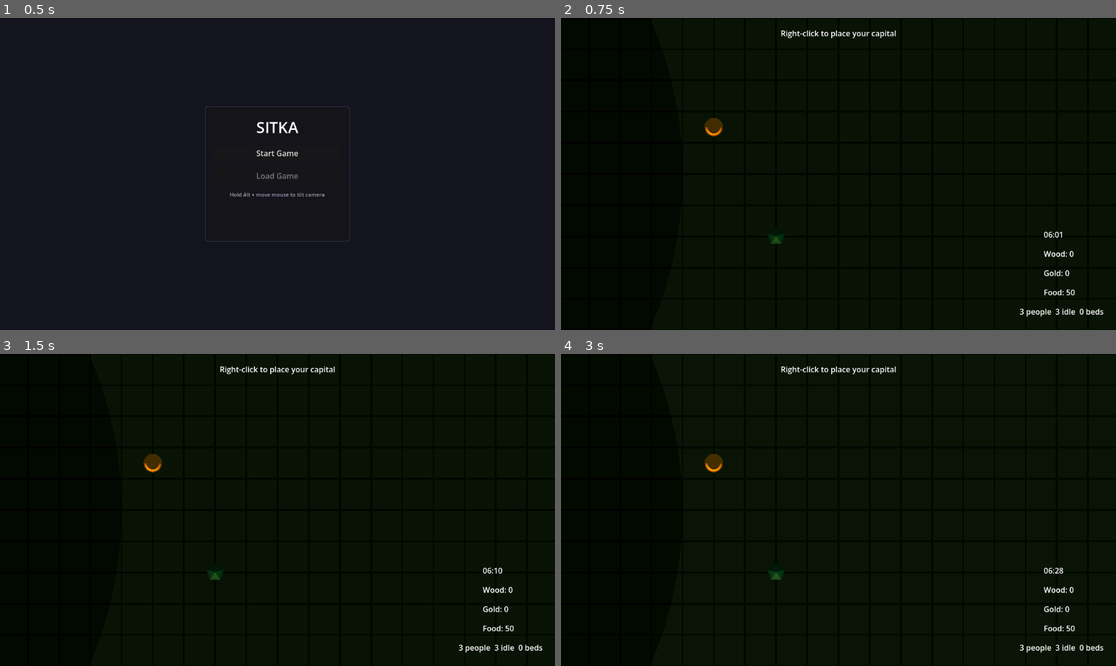
Above: before the commit, frames 1-4 (two rows, left to right).
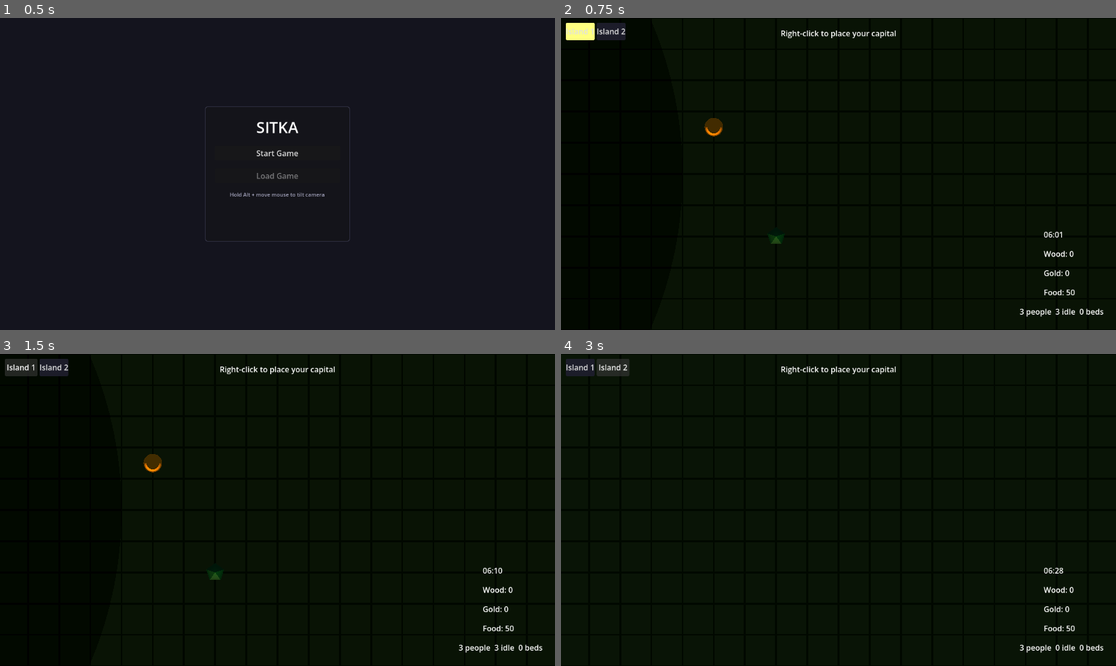
Above: after the commit, the same moments.

Repository: forsman5/sitka
Game: Godot game, scene res://scenes/ui/main_menu.tscn
The game is run twice, just before and just after one commit, with the same random seed, the same clock (stepped at 60 frames per second) and the same inputs.
Inputs (mouse positions are in pixels of both pictures, inside the frame that each line leads up to):
- Up to frame 1 (0.5 s): no input
- Up to frame 2 (0.75 s): click "Start Game" at 0.5 s
- Up to frame 3 (1.5 s): click (16, 366) at 1.25 s, where only the run after the commit has a clickable "Island 1"
- Up to frame 4 (3 s): click (583, 366) at 2 s, where only the run after the commit has a clickable "Island 1"; click (616, 366) at 2.75 s, where only the run after the commit has a clickable "Island 2"

Frame 1 is identical in both runs. In frame 2, 0.6% of the frame differs, in the area x 0-12%, y 1-8%; in frame 3, 0.6%; in frame 4, 0.8%, in the area x 0-90%, y 1-96%.

Commit message:
Phase 2: second island + HUD island switcher
Add island_b.tscn as a flat island at x=300 with its own JobsManager and
a flat MapConfig. Add IslandBar to HUD with Island 1 / Island 2 buttons
that switch the active island and jump the camera. Fix input and terrain
lookups to be island-scoped: only the active island processes mouse events,
each island uses its own terrain node for height/ocean queries, and
resource nodes traverse up to find their island's specific terrain.

Co-Authored-By: Claude Sonnet 4.6 <noreply@anthropic.com>

Diff:
--- /dev/null
+++ b/resources/map_config_flat.tres
@@ -0,0 +1,10 @@
+[gd_resource type="Resource" script_class="MapConfig" load_steps=2 format=3 uid="uid://dm2fq8r3n5kjt"]
+
+[ext_resource type="Script" uid="uid://d058rr5dyum7l" path="res://scripts/world/map_config.gd" id="1_flat"]
+
+[resource]
+script = ExtResource("1_flat")
+island_radius = 55.0
+noise_amplitude = 0.0
+pond_radius = 0.0
+flatten_radius = 0.0
--- a/scenes/ui/hud.tscn
+++ b/scenes/ui/hud.tscn
@@ -169,6 +169,14 @@
 text = "Spawn Ship (50w)"
 
 [node name="UpgradesContainer" type="VBoxContainer" parent="Root/SelectionPanel/VBoxContainer/BuildingView"]
+
+[node name="IslandBar" type="HBoxContainer" parent="Root"]
+visible = false
+offset_left = 10.0
+offset_top = 10.0
+offset_right = 500.0
+offset_bottom = 46.0
+theme_override_constants/separation = 4
 
 [node name="SelectionBar" type="HBoxContainer" parent="Root"]
 visible = false
--- /dev/null
+++ b/scenes/world/island_b.tscn
@@ -0,0 +1,66 @@
+[gd_scene format=3 uid="uid://cdrpqw7n1b4hf"]
+
+[ext_resource type="Script" uid="uid://dgxw8wp8m06ru" path="res://scripts/world/world.gd" id="1_isb"]
+[ext_resource type="PackedScene" path="res://scenes/world/heightmap_terrain.tscn" id="2_isb"]
+[ext_resource type="Script" uid="uid://cktirfardm0rn" path="res://scripts/global/jobs_manager.gd" id="3_isb"]
+[ext_resource type="Resource" uid="uid://dm2fq8r3n5kjt" path="res://resources/map_config_flat.tres" id="4_isb"]
+
+[sub_resource type="PlaneMesh" id="WaterMesh_1"]
+size = Vector2(160, 160)
+
+[sub_resource type="Shader" id="WaterShader_1"]
+code = "shader_type spatial;
+render_mode diffuse_lambert, specular_schlick_ggx;
+
+uniform vec4 water_color : source_color = vec4(0.15, 0.38, 0.65, 1.0);
+
+void fragment() {
+	ALBEDO = water_color.rgb;
+	ROUGHNESS = 0.05;
+	METALLIC = 0.0;
+	SPECULAR = 0.9;
+}
+"
+
+[sub_resource type="ShaderMaterial" id="WaterMat_1"]
+render_priority = 0
+shader = SubResource("WaterShader_1")
+shader_parameter/water_color = Color(0.15, 0.38, 0.65, 1)
+
+[sub_resource type="NavigationMesh" id="NavMesh_1"]
+cell_size = 0.5
+agent_height = 2.0
+agent_radius = 0.4
+agent_max_climb = 0.5
+agent_max_slope = 35.0
+
+[sub_resource type="StyleBoxFlat" id="SelectionStyle_1"]
+bg_color = Color(0.3, 0.6, 1, 0.12)
+border_width_left = 1
+border_width_top = 1
+border_width_right = 1
+border_width_bottom = 1
+border_color = Color(0.5, 0.75, 1, 0.9)
+
+[node name="World" type="Node3D"]
+script = ExtResource("1_isb")
+is_starting_island = false
+
+[node name="WaterPlane" type="MeshInstance3D" parent="."]
+mesh = SubResource("WaterMesh_1")
+surface_material_override/0 = SubResource("WaterMat_1")
+
+[node name="NavigationRegion3D" type="NavigationRegion3D" parent="."]
+navigation_mesh = SubResource("NavMesh_1")
+
+[node name="HeightmapTerrain" parent="NavigationRegion3D" instance=ExtResource("2_isb")]
+map_config = ExtResource("4_isb")
+
+[node name="SelectionUI" type="CanvasLayer" parent="."]
+
+[node name="SelectionBox" type="Panel" parent="SelectionUI"]
+visible = false
+theme_override_styles/panel = SubResource("SelectionStyle_1")
+
+[node name="JobsManager" type="Node" parent="."]
+script = ExtResource("3_isb")
--- a/scenes/world/world.tscn
+++ b/scenes/world/world.tscn
@@ -2,6 +2,7 @@
 
 [ext_resource type="Script" uid="uid://bhjhqbxk43kpl" path="res://scripts/camera/rts_camera.gd" id="1_cam"]
 [ext_resource type="PackedScene" uid="uid://cyq5b6vp4quva" path="res://scenes/world/island_a.tscn" id="5_v5dby"]
+[ext_resource type="PackedScene" uid="uid://cdrpqw7n1b4hf" path="res://scenes/world/island_b.tscn" id="6_isb"]
 [ext_resource type="PackedScene" path="res://scenes/ui/hud.tscn" id="6_hud"]
 [ext_resource type="PackedScene" path="res://scenes/ui/escape_menu.tscn" id="8_escape"]
 [ext_resource type="Script" uid="uid://bge25m5yr3a57" path="res://scripts/world/day_night_cycle.gd" id="11_dnc"]
@@ -64,3 +65,6 @@
 script = ExtResource("11_dnc")
 
 [node name="IslandA" parent="." unique_id=1748152547 instance=ExtResource("5_v5dby")]
+
+[node name="IslandB" parent="." instance=ExtResource("6_isb")]
+transform = Transform3D(1, 0, 0, 0, 1, 0, 0, 0, 1, 300, 0, 0)
--- a/scripts/entities/resource_node.gd
+++ b/scripts/entities/resource_node.gd
@@ -40,7 +40,13 @@
 	obstacle.avoidance_enabled = true
 	obstacle.radius = obstacle_radius
 	add_child(obstacle)
-	var terrain = get_tree().get_first_node_in_group("heightmap_terrain")
+	var terrain: Node = null
+	var p := get_parent()
+	while p != null:
+		if p is Island:
+			terrain = p.get_node_or_null("NavigationRegion3D/HeightmapTerrain")
+			break
+		p = p.get_parent()
 	if terrain != null:
 		global_position.y = terrain.get_height(global_position.x, global_position.z)
 
--- a/scripts/global/islands_manager.gd
+++ b/scripts/global/islands_manager.gd
@@ -1,6 +1,7 @@
 extends Node
 
 signal active_island_changed(island: Node)
+signal islands_changed()
 
 var islands: Array[Node] = []
 var active_island: Node = null
@@ -8,11 +9,13 @@
 func register_island(island: Node) -> void:
 	if not islands.has(island):
 		islands.append(island)
+		islands_changed.emit()
 	if active_island == null:
 		_set_active(island)
 
 func unregister_island(island: Node) -> void:
 	islands.erase(island)
+	islands_changed.emit()
 	if active_island == island:
 		_set_active(islands[0] if not islands.is_empty() else null)
 
--- a/scripts/ui/hud.gd
+++ b/scripts/ui/hud.gd
@@ -47,6 +47,7 @@
 @onready var _btn_1x: Button = $Root/SpeedBar/Speed1xButton
 @onready var _btn_2x: Button = $Root/SpeedBar/Speed2xButton
 @onready var _btn_5x: Button = $Root/SpeedBar/Speed5xButton
+@onready var _island_bar: HBoxContainer = $Root/IslandBar
 
 var _last_selected_building: Building = null
 var _paused: bool = false
@@ -54,6 +55,7 @@
 var _game_over_triggered := false
 var _style_active: StyleBoxFlat
 var _style_inactive: StyleBoxFlat
+var _island_btns: Array[Button] = []
 
 func _ready() -> void:
 	GameState.gold_changed.connect(_on_gold_changed)
@@ -69,6 +71,9 @@
 	_style_inactive.bg_color = Color(0.12, 0.12, 0.18, 0.9)
 	_style_inactive.set_corner_radius_all(3)
 	_update_speed_highlight()
+	IslandsManager.islands_changed.connect(_rebuild_island_bar)
+	IslandsManager.active_island_changed.connect(_on_active_island_changed)
+	_rebuild_island_bar()
 
 func _process(_delta: float) -> void:
 	var capital_placed := not get_tree().get_nodes_in_group("capital").is_empty()
@@ -358,6 +363,35 @@
 	_btn_2x.add_theme_stylebox_override("normal", _style_active if not _paused and GameState.game_speed == 2.0 else _style_inactive)
 	_btn_5x.add_theme_stylebox_override("normal", _style_active if not _paused and GameState.game_speed == 5.0 else _style_inactive)
 
+func _rebuild_island_bar() -> void:
+	for btn in _island_btns:
+		if is_instance_valid(btn):
+			btn.queue_free()
+	_island_btns.clear()
+	for i in IslandsManager.islands.size():
+		var island: Node = IslandsManager.islands[i]
+		var btn := Button.new()
+		btn.text = "Island %d" % (i + 1)
+		btn.pressed.connect(IslandsManager.set_active_island.bind(island))
+		btn.add_theme_stylebox_override("normal",
+			_style_active if island == IslandsManager.active_island else _style_inactive)
+		_island_bar.add_child(btn)
+		_island_btns.append(btn)
+	_island_bar.visible = IslandsManager.islands.size() > 1
+
+func _on_active_island_changed(island: Node) -> void:
+	for i in _island_btns.size():
+		if is_instance_valid(_island_btns[i]) and i < IslandsManager.islands.size():
+			_island_btns[i].add_theme_stylebox_override("normal",
+				_style_active if IslandsManager.islands[i] == island else _style_inactive)
+	var cam := get_tree().get_first_node_in_group("rts_camera") as Node3D
+	if cam != null and island != null:
+		cam.center_on(island.global_position)
+	for group in ["persons", "ships", "buildings", "resource_nodes", "foundations"]:
+		for n in get_tree().get_nodes_in_group(group):
+			if n.has_method("set_selected"):
+				n.set_selected(false)
+
 func _add_row(unit: String, objective: String, carry: String, hp: String) -> void:
 	var name_lbl := Label.new()
 	name_lbl.text = unit
--- a/scripts/world/heightmap_terrain.gd
+++ b/scripts/world/heightmap_terrain.gd
@@ -29,9 +29,11 @@
 	_build_collision()
 
 func get_height(world_x: float, world_z: float) -> float:
+	var local_x := world_x - global_position.x
+	var local_z := world_z - global_position.z
 	var half := map_config.world_size * 0.5
-	var gx: float = clampf((world_x + half) / map_config.world_size * float(GRID_SIZE - 1), 0.0, float(GRID_SIZE) - 1.001)
-	var gz: float = clampf((world_z + half) / map_config.world_size * float(GRID_SIZE - 1), 0.0, float(GRID_SIZE) - 1.001)
+	var gx: float = clampf((local_x + half) / map_config.world_size * float(GRID_SIZE - 1), 0.0, float(GRID_SIZE) - 1.001)
+	var gz: float = clampf((local_z + half) / map_config.world_size * float(GRID_SIZE - 1), 0.0, float(GRID_SIZE) - 1.001)
 	var ix := int(gx)
 	var iz := int(gz)
 	var fx: float = gx - ix
@@ -178,9 +180,11 @@
 				queue.append(nidx)
 
 func is_ocean_water(world_x: float, world_z: float) -> bool:
+	var local_x := world_x - global_position.x
+	var local_z := world_z - global_position.z
 	var half := map_config.world_size * 0.5
-	var gx := int(clampf((world_x + half) / map_config.world_size * float(GRID_SIZE - 1), 0.0, float(GRID_SIZE) - 1.001))
-	var gz := int(clampf((world_z + half) / map_config.world_size * float(GRID_SIZE - 1), 0.0, float(GRID_SIZE) - 1.001))
+	var gx := int(clampf((local_x + half) / map_config.world_size * float(GRID_SIZE - 1), 0.0, float(GRID_SIZE) - 1.001))
+	var gz := int(clampf((local_z + half) / map_config.world_size * float(GRID_SIZE - 1), 0.0, float(GRID_SIZE) - 1.001))
 	return ocean_data[gz * GRID_SIZE + gx] == 1
 
 func _build_collision() -> void:
--- a/scripts/world/world.gd
+++ b/scripts/world/world.gd
@@ -19,24 +19,25 @@
 
 @onready var _selection_box: Panel = $SelectionUI/SelectionBox
 @onready var _nav_region: NavigationRegion3D = $NavigationRegion3D
+@onready var _terrain: Node = $NavigationRegion3D/HeightmapTerrain
 
 func _exit_tree() -> void:
 	IslandsManager.unregister_island(self)
 
 func _ready() -> void:
 	IslandsManager.register_island(self)
-	var terrain = get_tree().get_first_node_in_group("heightmap_terrain")
-	_spawn_trade_routes(terrain)
-	if GameState.pending_load.is_empty():
-		_spawn_starting_resources(terrain)
-	else:
-		_restore_save(GameState.pending_load)
-		GameState.pending_load = {}
-	if terrain != null:
-		terrain.prepare_for_bake()
+	if is_starting_island:
+		_spawn_trade_routes(_terrain)
+		if GameState.pending_load.is_empty():
+			_spawn_starting_resources(_terrain)
+		else:
+			_restore_save(GameState.pending_load)
+			GameState.pending_load = {}
+	if _terrain != null:
+		_terrain.prepare_for_bake()
 		_nav_region.bake_finished.connect(func():
-			if is_instance_valid(terrain):
-				terrain.restore_visual()
+			if is_instance_valid(_terrain):
+				_terrain.restore_visual()
 		, CONNECT_ONE_SHOT)
 	_nav_region.bake_navigation_mesh()
 
@@ -153,6 +154,8 @@
 		add_child(tr)
 
 func _unhandled_input(event: InputEvent) -> void:
+	if IslandsManager.active_island != self:
+		return
 	if event is InputEventMouseButton and event.button_index == MOUSE_BUTTON_LEFT:
 		if event.pressed:
 			_drag_start = event.position
@@ -296,8 +299,7 @@
 			return
 		var pos := _raycast_y0(screen_pos)
 		if pos != Vector3.INF:
-			var terrain = get_tree().get_first_node_in_group("heightmap_terrain")
-			if terrain != null and terrain.is_ocean_water(pos.x, pos.z):
+			if _terrain != null and _terrain.is_ocean_water(pos.x, pos.z):
 				for s: Node3D in get_tree().get_nodes_in_group("ships"):
 					if s.get("selected") == true:
 						s.set_move_target(pos)
@@ -412,10 +414,9 @@
 	return null
 
 func update_town_shader() -> void:
-	var terrain = get_tree().get_first_node_in_group("heightmap_terrain")
-	if terrain == null:
-		return
-	var mesh := terrain.get_node_or_null("MeshInstance3D") as MeshInstance3D
+	if _terrain == null:
+		return
+	var mesh := _terrain.get_node_or_null("MeshInstance3D") as MeshInstance3D
 	if mesh == null:
 		return
 	var mat := mesh.material_override as ShaderMaterial
